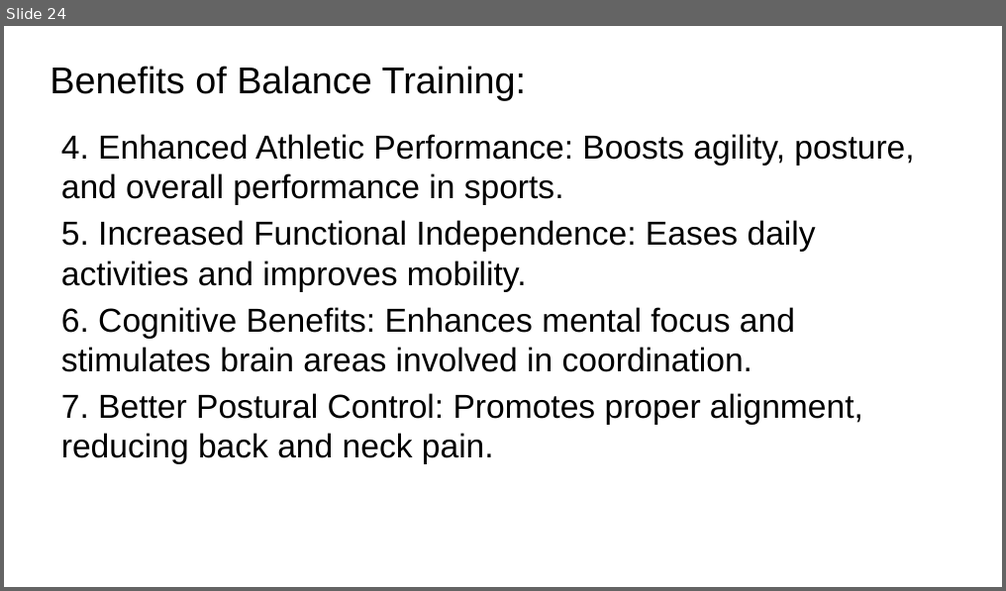
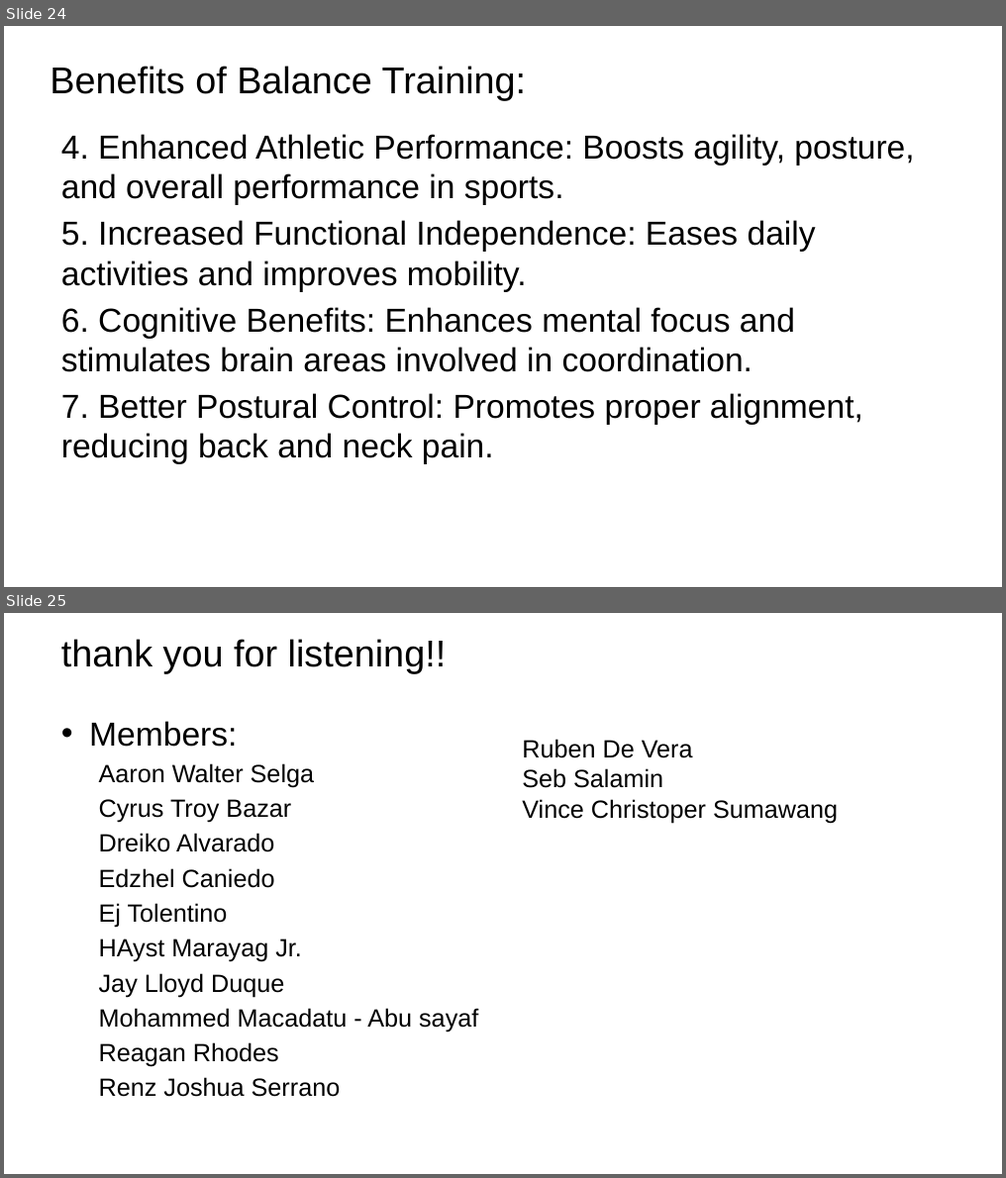
Before and after one commit to troy600/DSA, a slide deck: speedandtraining.pptx. Shown one above the other, each under a label of ours: slide 24 before the commit, slides 24 and 25 after it. The pictures are 1006x591 and 1006x1178 pixels, drawn with LibreOffice and Linux fonts; fonts in the diff are those of the drawing; background and template pictures are left out. Boxes give left, top, right and bottom in pixels: in the first picture for what was removed or moved away, otherwise in the second. Text is boxed around its words. In the diff, an @@ line names an element or a change of style, - is before the commit and + after.

```diff
--- a/speedandtraining.pptx
+++ b/speedandtraining.pptx
@@ slide 25 added at [4,613,1002,1174], background picture (left out) @@
@@ title added at [61,639,447,674], 36 pt, text #000000 @@
+thank you for listening!!
@@ text added at [89,721,478,1097], 24 pt, text #000000 @@
+• Members:
+Aaron Walter Selga
+Cyrus Troy Bazar
+Dreiko Alvarado
+Edzhel Caniedo
+Ej Tolentino
+HAyst Marayag Jr.
+Jay Lloyd Duque
+Mohammed Macadatu - Abu sayaf
+Reagan Rhodes
+Renz Joshua Serrano
@@ text added at [522,739,838,823], 24 pt, text #000000 @@
+Ruben De Vera
+Seb Salamin
+Vince Christoper Sumawang
```
Also in this commit, not shown: 2 slides changed.
